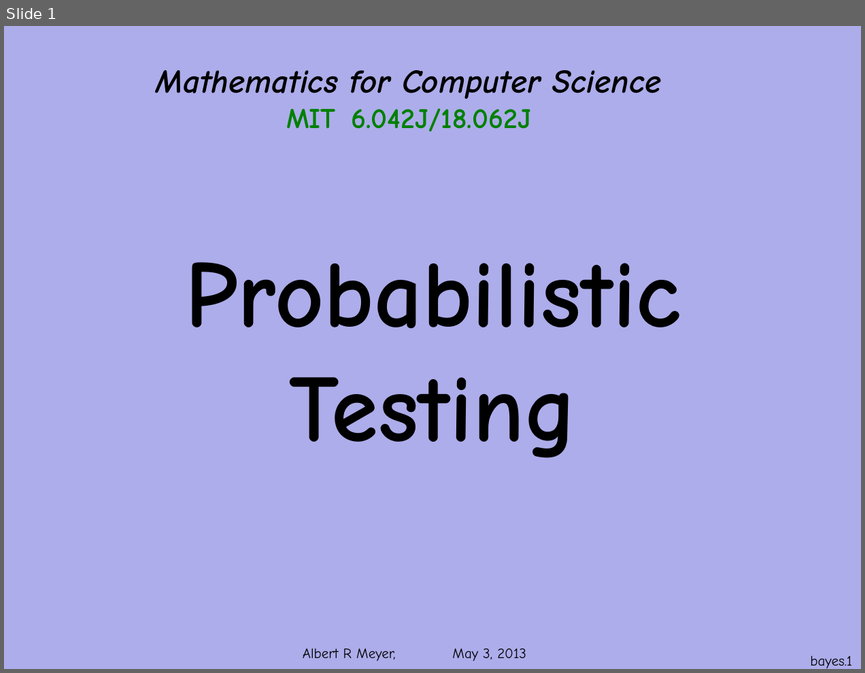
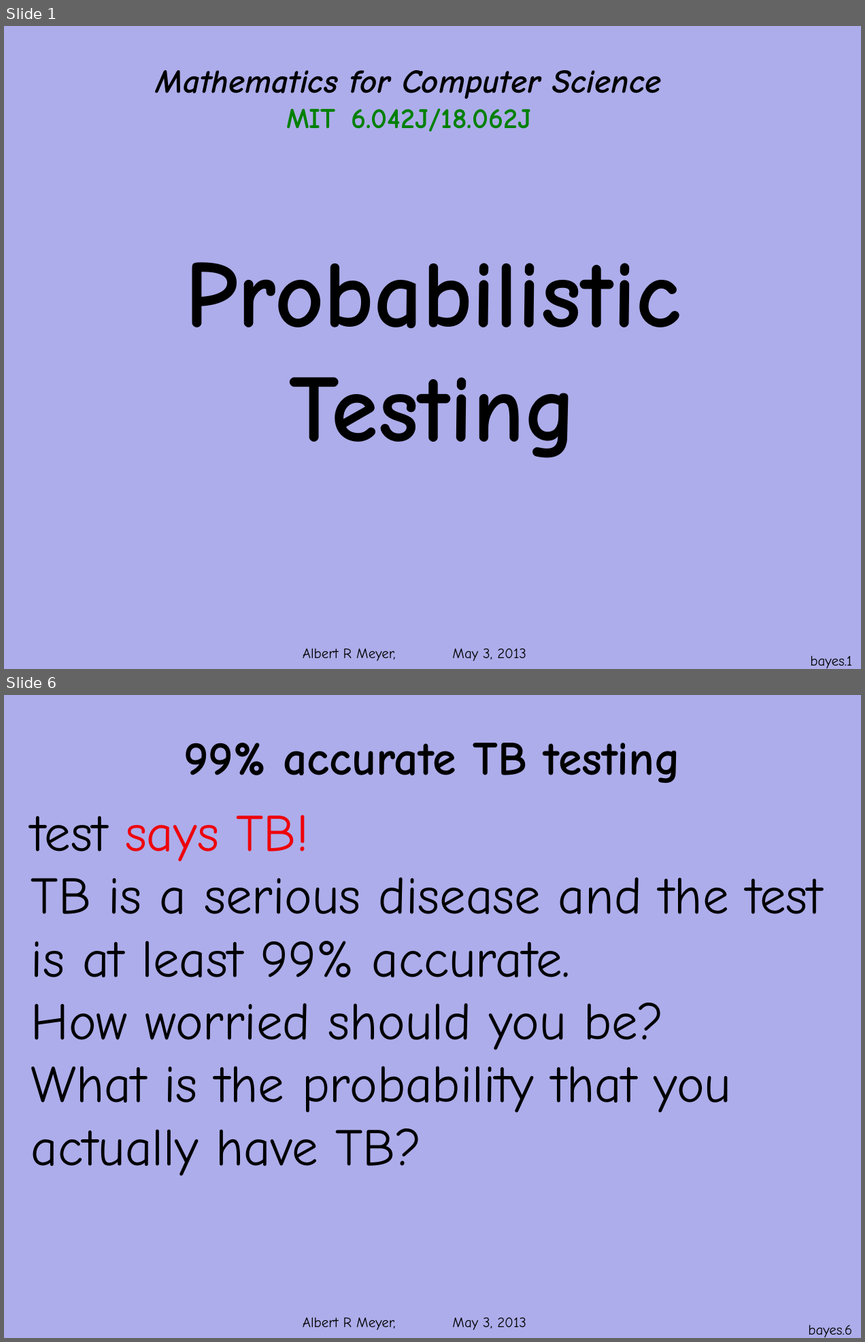
Before and after one commit to armeyer/mcs_web, a slide deck: spring13/slides13/prob-bayes.pptx. Shown one above the other, each under a label of ours: slide 1 before the commit, slides 1 and 6 after it; the slides between them are not shown. The pictures are 865x673 and 865x1342 pixels, drawn with LibreOffice and Linux fonts; fonts in the diff are those of the drawing; background and template pictures are left out. Boxes give left, top, right and bottom in pixels: in the first picture for what was removed or moved away, otherwise in the second. Text is boxed around its words. In the diff, an @@ line names an element or a change of style, - is before the commit and + after.

Commit message:
rewrite prob-bayes.pptx

```diff
--- a/spring13/slides13/prob-bayes.pptx
+++ b/spring13/slides13/prob-bayes.pptx
@@ slide 6 added at <box>4,695,861,1338</box>, background #ADADEB; not listed: 1 template element that a slide beside it also shows @@
@@ title added at <box>184,743,681,783</box>, 40 pt, text #000000, bold @@
+99% accurate TB testing
@@ text added at <box>31,815,822,1176</box>, 44 pt, text #000000 @@
+test says TB!
+TB is a serious disease and the test is at least 99% accurate.
+How worried should you be?
+What is the probability that you actually have TB?
@@ line added from (118, 1028) to (118, 1028), #000000 0.75 pt @@
@@ page number added at <box>808,1324,852,1337</box>, 12 pt, text #000000 @@
+bayes.6
```
Also in this commit, not shown: 7 slides changed, 15 other slides added, 4 slides removed.
